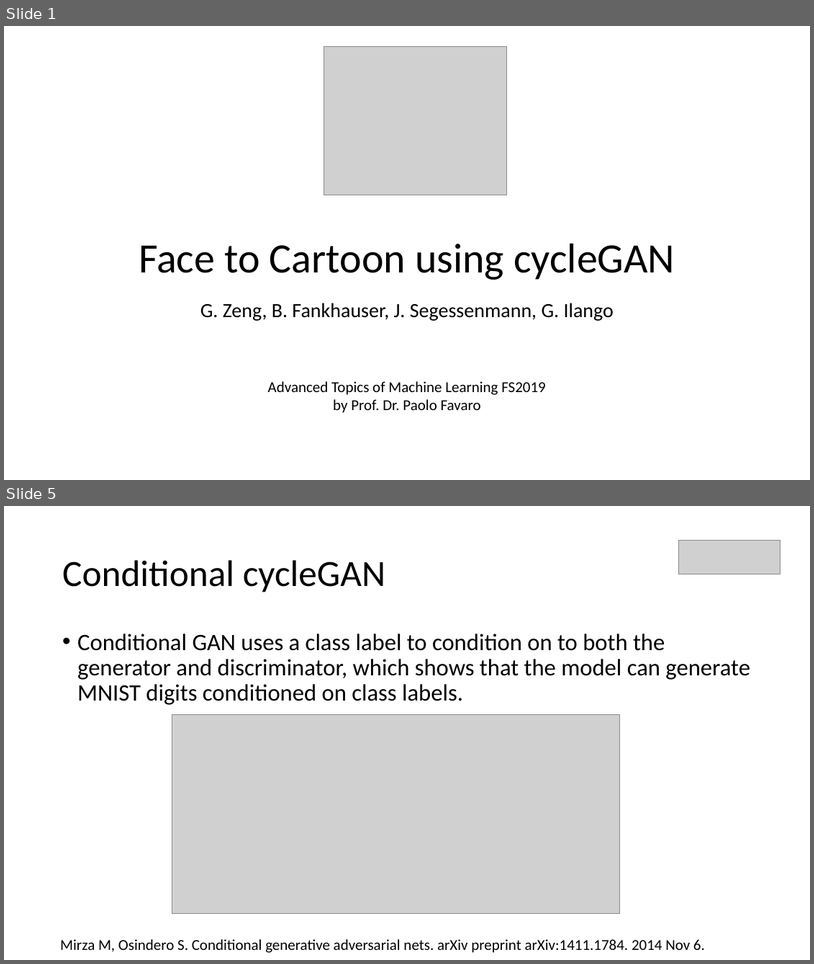
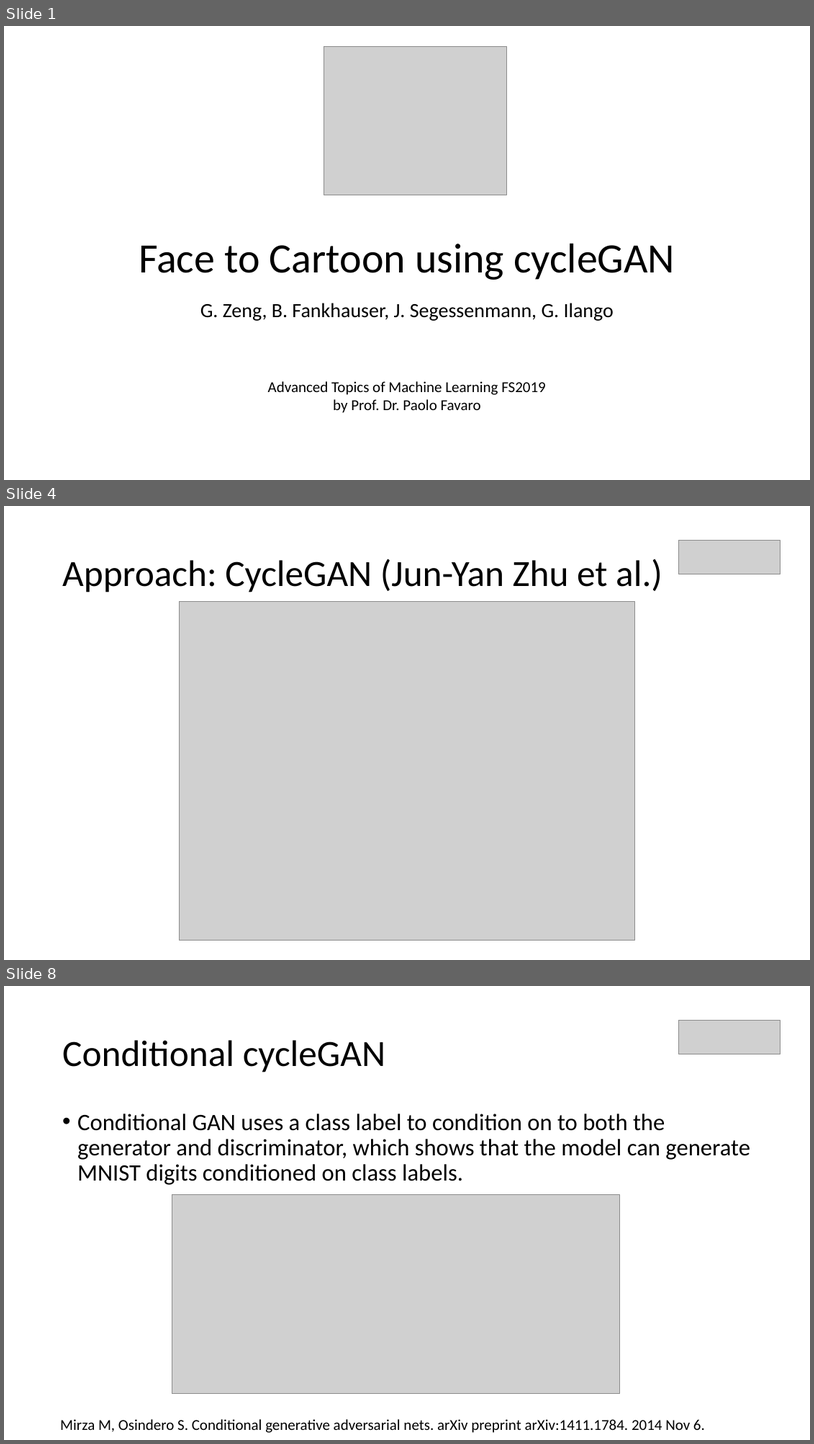
Before and after one commit to fs2019-atml/face-to-cartoon, a slide deck: Presentation_FaceToCartoon.pptx. Shown one above the other, each under a label of ours: slides 1 and 5 before the commit, slides 1, 4 and 8 after it; the slides between them are not shown. The pictures are 814x964 and 814x1444 pixels, drawn with LibreOffice and Linux fonts; fonts in the diff are those of the drawing; grey boxes stand for pictures. Boxes give left, top, right and bottom in pixels: in the first picture for what was removed or moved away, otherwise in the second. Text is boxed around its words. In the diff, an @@ line names an element or a change of style, - is before the commit and + after.

```diff
--- a/Presentation_FaceToCartoon.pptx
+++ b/Presentation_FaceToCartoon.pptx
@@ slide 4 added at [4,506,810,960], background #FFFFFF @@
@@ picture added at [679,541,781,574] @@
@@ text added at [62,559,663,592], 44 pt, text #000000 @@
+Approach: CycleGAN (Jun-Yan Zhu et al.)
@@ picture added at [179,602,635,940] @@
@@ what was slide 5 is now slide 8 @@
```
Also in this commit, not shown: 3 slides changed, 5 other slides added, 3 slides removed, 1 other file.
